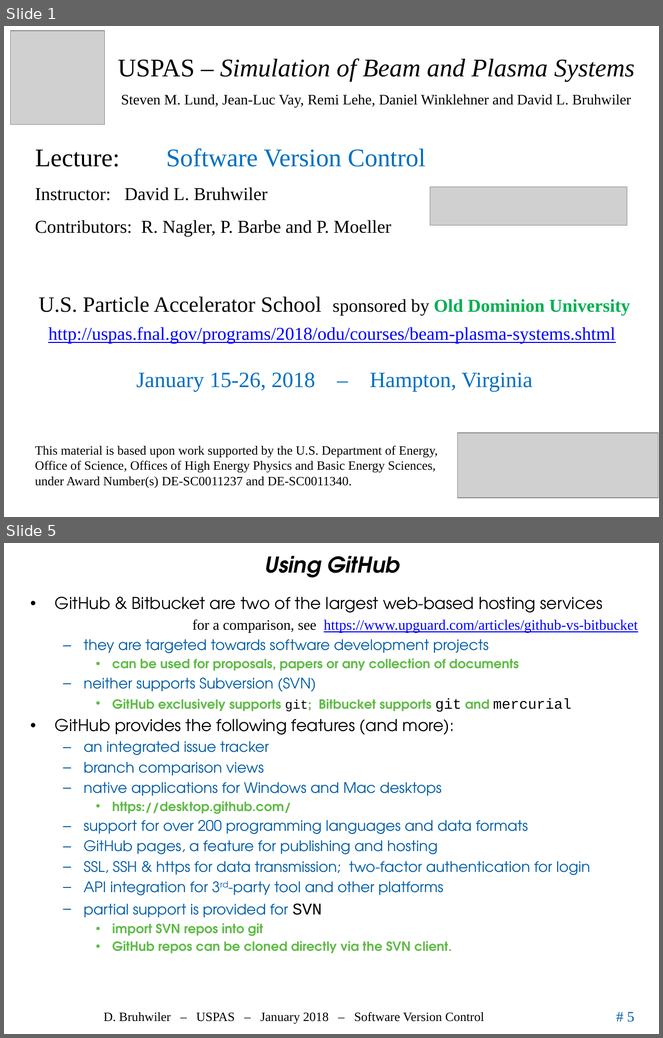
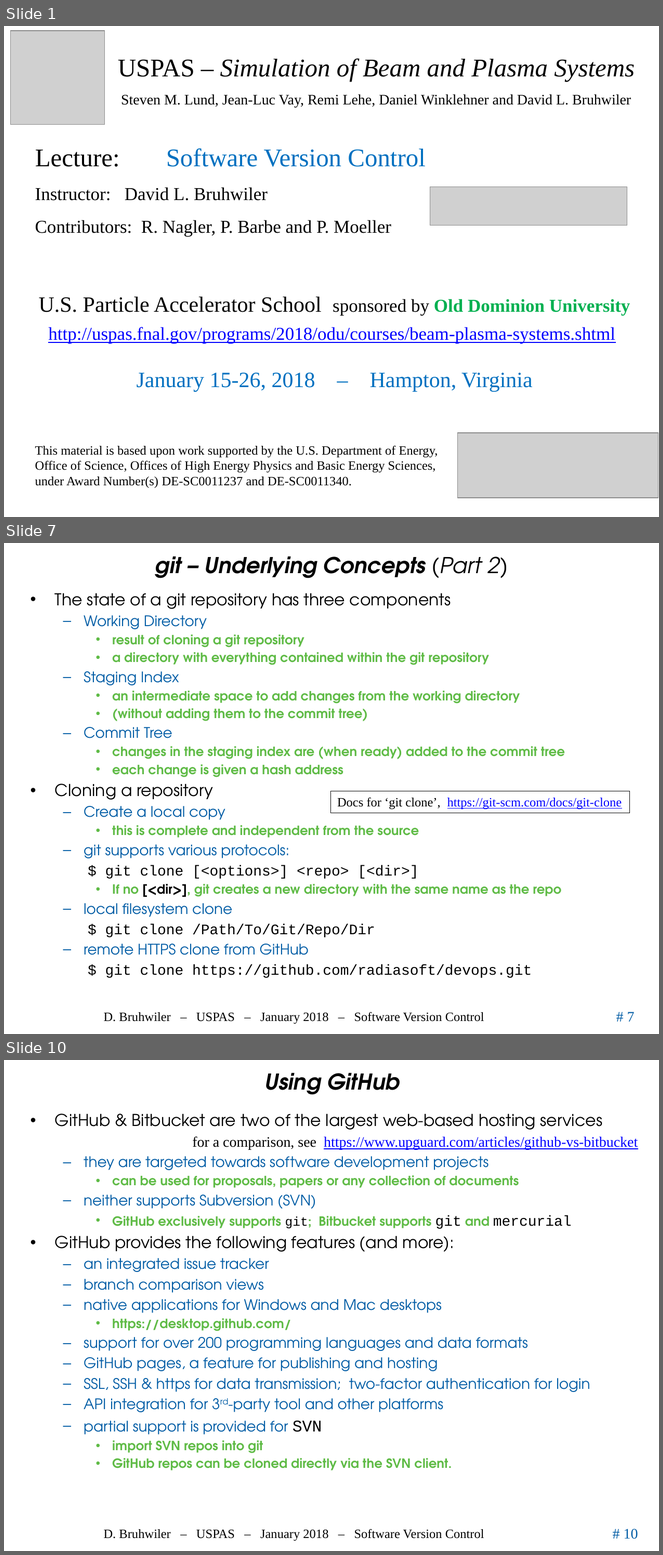
Before and after one commit to uspas/simbeamplasma18, a slide deck: software_version_control/lecture/2018_SoftwareVersionControl_Bruhwiler_USPAS.pptx. Shown one above the other, each under a label of ours: slides 1 and 5 before the commit, slides 1, 7 and 10 after it; the slides between them are not shown. The pictures are 663x1038 and 663x1555 pixels, drawn with LibreOffice and Linux fonts; fonts in the diff are those of the drawing; grey boxes stand for pictures; background and template pictures are left out. Boxes give left, top, right and bottom in pixels: in the first picture for what was removed or moved away, otherwise in the second. Text is boxed around its words. In the diff, an @@ line names an element or a change of style, - is before the commit and + after.

```diff
--- a/software_version_control/lecture/2018_SoftwareVersionControl_Bruhwiler_USPAS.pptx
+++ b/software_version_control/lecture/2018_SoftwareVersionControl_Bruhwiler_USPAS.pptx
@@ slide 7 added at (x1=4, y1=543, x2=659, y2=1034), background #FFFFFF; not listed: 3 template elements that a slide beside it also shows @@
@@ title added at (x1=155, y1=556, x2=508, y2=578), 24 pt, text #000000, bold, italic @@
+git – Underlying Concepts (Part 2)
@@ text added at (x1=55, y1=593, x2=565, y2=978), 14 pt, text #5FBB46, bold @@
+• The state of a git repository has three components
+  – Working Directory
+    • result of cloning a git repository
+    • a directory with everything contained within the git repository
+  – Staging Index
+    • an intermediate space to add changes from the working directory
+    • (without adding them to the commit tree)
+  – Commit Tree
+    • changes in the staging index are (when ready) added to the commit tree
+    • each change is given a hash address
+• Cloning a repository
+  – Create a local copy
+    • this is complete and independent from the source
+  – git supports various protocols:
+  $ git clone [<options>] <repo> [<dir>]
+    • If no [<dir>], git creates a new directory with the same name as the repo
+  – local filesystem clone
+  $ git clone /Path/To/Git/Repo/Dir
+  – remote HTTPS clone from GitHub
+  $ git clone https://github.com/radiasoft/devops.git
@@ rectangle added at (x1=331, y1=792, x2=630, y2=813), outline #000000 0.75 pt, 14 pt, text #0000FF, underline @@
+Docs for ‘git clone’, https://git-scm.com/docs/git-clone
@@ what was slide 5 is now slide 10 @@
@@ page number at (x1=624, y1=1529, x2=638, y2=1539): text changed @@
-# 5
+# 10
```
Also in this commit, not shown: 3 slides changed, 4 other slides added, 1 slide removed.
